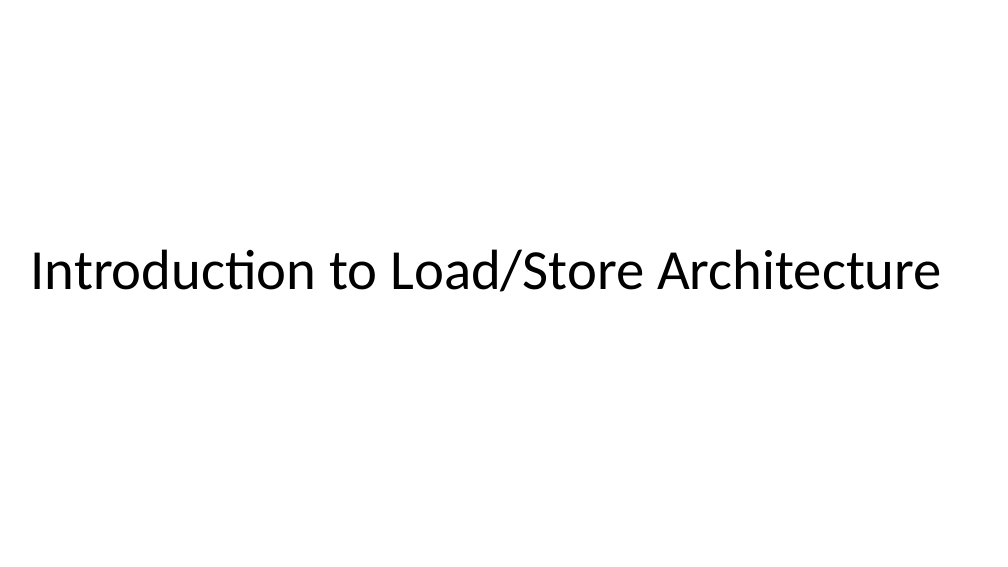
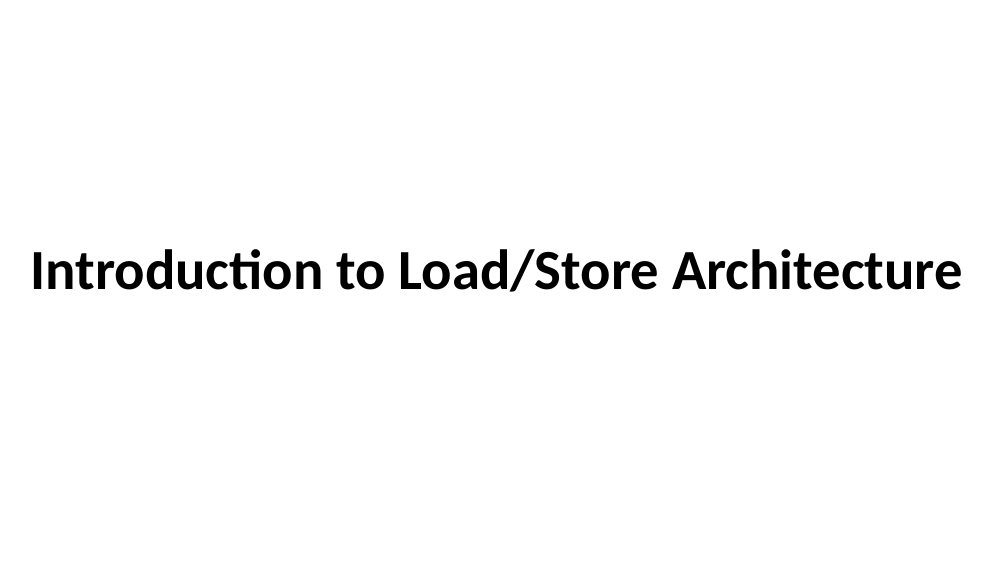
Before and after one commit to chbsaikiran/CBIT-DSP-SEMINAR-RELATED, a slide deck: slide 5 of Slides/Digital-Signal-Processor-C6748-Explained-Using-Dot-Product.pptx. Drawn at 1008x567 pixels with LibreOffice and Linux fonts; fonts in the diff are those of the drawing. Boxes give left, top, right and bottom in pixels: in the first picture for what was removed or moved away, otherwise in the second. Text is boxed around its words. In the diff, an @@ line names an element or a change of style, - is before the commit and + after.

```diff
--- a/Slides/Digital-Signal-Processor-C6748-Explained-Using-Dot-Product.pptx
+++ b/Slides/Digital-Signal-Processor-C6748-Explained-Using-Dot-Product.pptx
@@ title "Introduction to Load/Store Architecture" at bbox=[31, 249, 963, 292]: bold on @@
```
Also in this commit, not shown: 4 other slides changed, 14 slides added.
